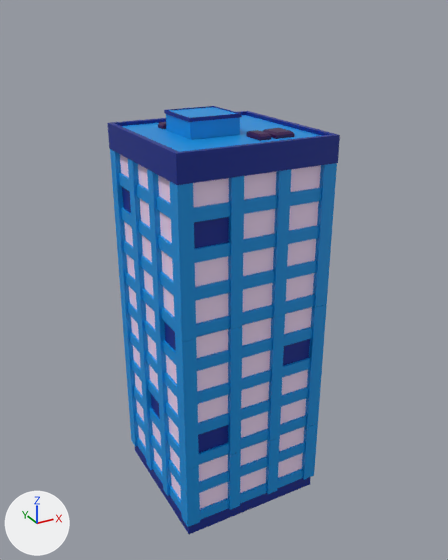
What one commit did to the Blender file Assets/Muhamad_Yusuf/Asset Bangunan/citycenter3.blend.
Both versions are drawn from a camera (50 mm lens) standing at (-24.0, -43.2, 41.9) and looking at (-0.1, 0.2, 20.2). The lights are fixed; the arrows at lower left show +X, +Y and +Z.

Before the edit, the objects in view are built like this:
```python
ob_cube_005 = bpy.data.objects.new('Cube.005', me_cube_012)
ob_cube_005.location = (0.0, 0.0, 26.15)
ob_cube_005.scale = (6.02, 5.96, 1.0)
ob_cube_006 = bpy.data.objects.new('Cube.006', me_cube_014)
ob_cube_006.location = (-0.5, 0.46, 31.33)
ob_cube_006.scale = (1.27, 1.27, 1.09)
ob_cube_007 = bpy.data.objects.new('Cube.007', me_cube_008)
ob_cube_007.location = (-1.61, 0.92, 33.02)
ob_cube_007.scale = (0.687, 0.513, 0.436)
ob_cube_008 = bpy.data.objects.new('Cube.008', me_cube_015)
ob_cube_008.location = (-2.8, 3.99, 32.97)
ob_cube_008.rotation_euler = (0.0, 0.0, -1.571)  # degrees (0, 0, -90)
ob_cube_008.scale = (0.657, 0.655, 0.655)
ob_cube_009 = bpy.data.objects.new('Cube.009', me_cube_009)
ob_cube_009.location = (3.23, -3.06, 32.97)
ob_cube_009.scale = (1.12, 0.655, 0.655)
ob_cube_010 = bpy.data.objects.new('Cube.010', me_cube_011)
ob_cube_010.location = (0.88, -3.04, 32.97)
ob_cube_010.rotation_euler = (0.0, 0.0, -3.142)  # degrees (0, 0, -180)
ob_cube_010.scale = (0.657, 0.655, 0.655)
# also in view: 'Cube.003' at (-0.5, 0.5, 22.1); 'Cube' at (-0.5, 0.4, 0.4); 'Cube.001' at (-0.5, 0.5, 4.0); 'Cube.002' at (-0.5, 0.5, 10.0); 'Cube.004' at (-0.5, 0.5, 16.1)
```
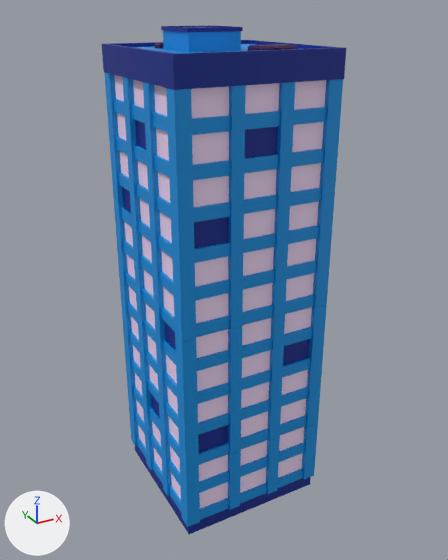
Diff of the bpy script that builds the scene:
```diff
--- a/Assets/Muhamad_Yusuf/Asset Bangunan/citycenter3.blend.py
+++ b/Assets/Muhamad_Yusuf/Asset Bangunan/citycenter3.blend.py
@@ mat_putih_005 @@
+mat_putih_005 = principled_material('Putih.005')
+mat_putih_005.base_color = (0.939, 0.738, 0.973)  # white #f8dffc
@@ mat_biru_001 @@
+mat_biru_001 = principled_material('Biru.001')
+mat_biru_001.base_color = (0.000911, 0.0176, 0.266)  # blue #03248d
@@ mat_biru_1_005 @@
+mat_biru_1_005 = principled_material('Biru 1.005')
+mat_biru_1_005.base_color = (0.0, 0.283, 0.745)  # blue #0091e0
@@ me_cube_008 @@
 me_cube_008.from_pydata(...)  # 60 vertices, 58 faces; spans x -3.22..3.22, y -4.39..4.39, z -0.24..3.42
 # used by ob_cube_007; location = (-1.61, 0.92, 33.02); scale = (0.687, 0.513, 0.436)
+# me_cube_008 part 1: all 3 faces centred in x 0.0, y -1.43..3.55, z 3.25 switch from mat_biru_1 (blue #0091e0) to mat_biru (blue #03248d)
 me_cube_008.materials.append(mat_putih)
@@ me_cube_005 @@
+me_cube_005.from_pydata(...)  # 616 vertices, 626 faces; spans x -1.19..1.03, y -1.05..1.2, z -1.0..5.03
+# faces by material slot: [601, 21, 4]
+me_cube_005.materials.append(mat_biru_1_005)  # blue #0091e0
+me_cube_005.materials.append(mat_putih_005)  # white #f8dffc
+me_cube_005.materials.append(mat_biru_001)  # blue #03248d
@@ ob_cube_007 @@
 ob_cube_007 = bpy.data.objects.new('Cube.007', me_cube_008)
-ob_cube_007.location = (-1.61, 0.92, 33.02)
+ob_cube_007.location = (-1.61, 0.92, 39.13)
 ob_cube_007.scale = (0.687, 0.513, 0.436)
@@ ob_cube_009 @@
 ob_cube_009 = bpy.data.objects.new('Cube.009', me_cube_009)
-ob_cube_009.location = (3.23, -3.06, 32.97)
+ob_cube_009.location = (3.23, -3.06, 39.08)
 ob_cube_009.scale = (1.12, 0.655, 0.655)
@@ ob_cube_006 @@
-ob_cube_006 = bpy.data.objects.new('Cube.006', me_cube_014)
-ob_cube_006.location = (-0.5, 0.46, 31.33)
-ob_cube_006.scale = (1.27, 1.27, 1.09)
+ob_cube_006 = bpy.data.objects.new('Cube.006', me_cube_005)
+ob_cube_006.location = (0.0, 0.0, 32.19)
+ob_cube_006.scale = (6.02, 5.96, 1.0)
@@ ob_cube_008 @@
 ob_cube_008 = bpy.data.objects.new('Cube.008', me_cube_015)
-ob_cube_008.location = (-2.8, 3.99, 32.97)
+ob_cube_008.location = (-2.8, 3.99, 39.08)
 ob_cube_008.rotation_euler = (0.0, 0.0, -1.571)  # degrees (0, 0, -90)
@@ ob_cube_010 @@
 ob_cube_010 = bpy.data.objects.new('Cube.010', me_cube_011)
-ob_cube_010.location = (0.88, -3.04, 32.97)
+ob_cube_010.location = (0.88, -3.04, 39.08)
 ob_cube_010.rotation_euler = (0.0, 0.0, -3.142)  # degrees (0, 0, -180)
@@ ob_cube_011 @@
+ob_cube_011 = bpy.data.objects.new('Cube.011', me_cube_014)
+ob_cube_011.location = (-0.5, 0.46, 37.44)
+ob_cube_011.scale = (1.27, 1.27, 1.09)
```

Where the change shows, as pixel boxes [x1, y1, x2, y2] in the pictures (448 x 560 px):
'Cube.006', reshaped, moved, rescaled (49% taller)
    before: [107, 111, 340, 185]
    after: [104, 72, 343, 183]
'Cube.011', added (blue)
    after: [102, 40, 346, 90]
'Cube.007', recoloured, moved
    before: [164, 106, 242, 140]
    after: [161, 26, 243, 52]
'Cube.009', moved
    before: [263, 128, 294, 139]
    after: [267, 44, 298, 50]
'Cube.010', moved
    before: [246, 130, 271, 141]
    after: [248, 45, 274, 51]
'Cube.008', moved
    before: [158, 122, 166, 129]
    after: [154, 42, 164, 49]
part 1 of me_cube_008, recoloured
    before: [170, 107, 237, 118]
    after: [183, 27, 208, 28]
